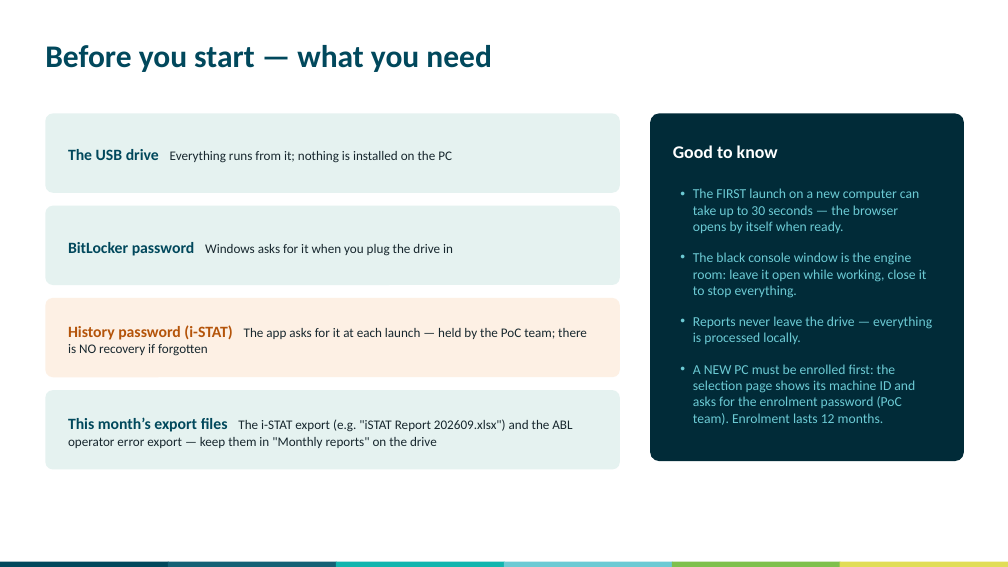
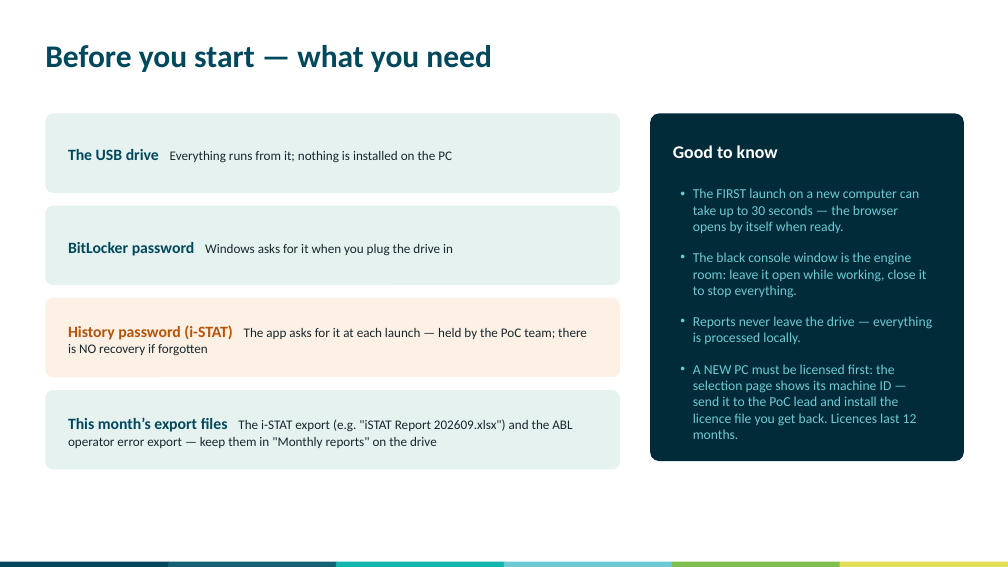
Before and after one commit to swornsealed/Report-app, a slide deck: slide 2 of PQ_Report_Generator_User_Guide.pptx. Drawn at 1008x567 pixels with LibreOffice and Linux fonts; fonts in the diff are those of the drawing. Boxes give left, top, right and bottom in pixels: in the first picture for what was removed or moved away, otherwise in the second. Text is boxed around its words. In the diff, an @@ line names an element or a change of style, - is before the commit and + after.

```diff
--- a/PQ_Report_Generator_User_Guide.pptx
+++ b/PQ_Report_Generator_User_Guide.pptx
@@ text at [693, 364, 917, 439]: text changed @@
-• A NEW PC must be enrolled first: the selection page shows its machine ID and asks for the enrolment password (PoC team). Enrolment lasts 12 months.
+• A NEW PC must be licensed first: the selection page shows its machine ID — send it to the PoC lead and install the licence file you get back. Licences last 12 months.
```
Also in this commit, not shown: 4 other slides changed, 14 other files.
